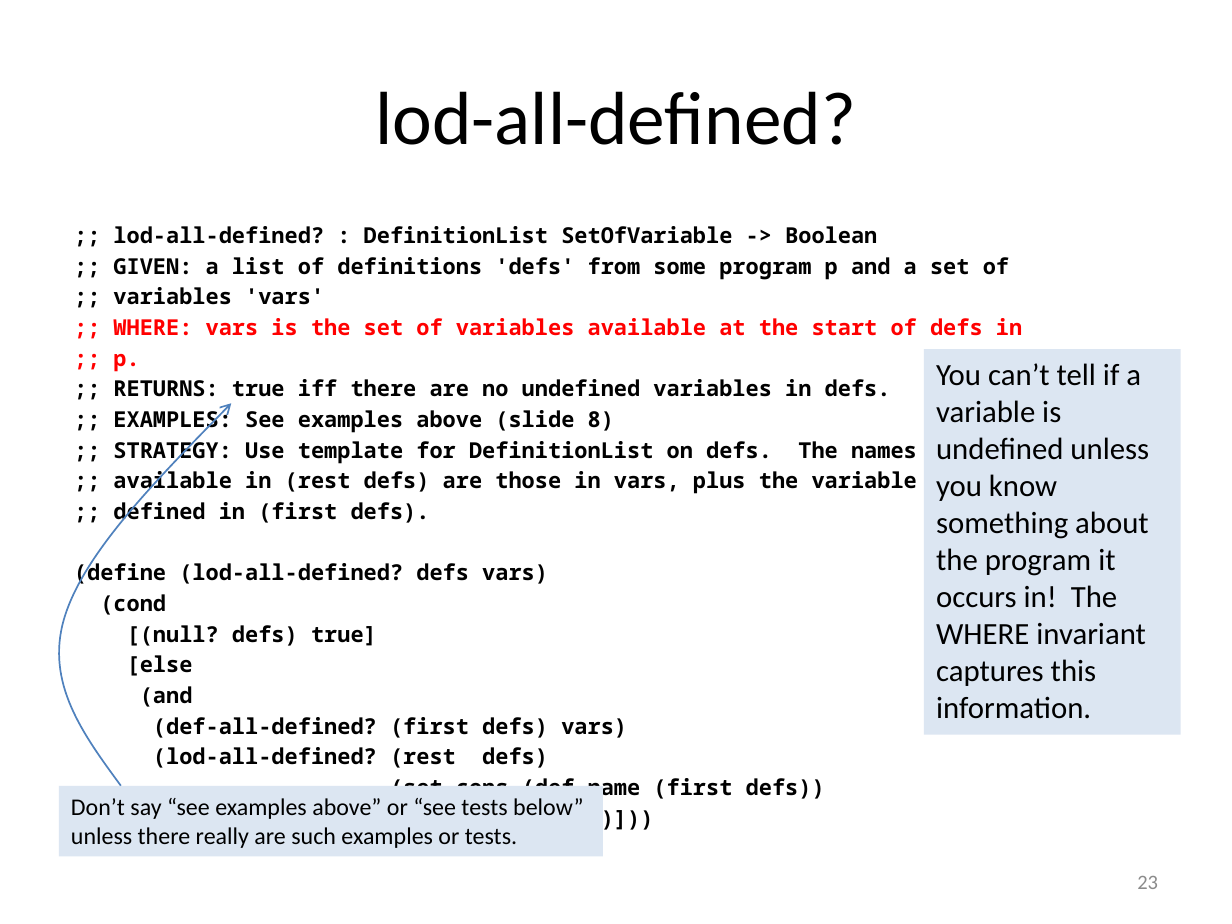
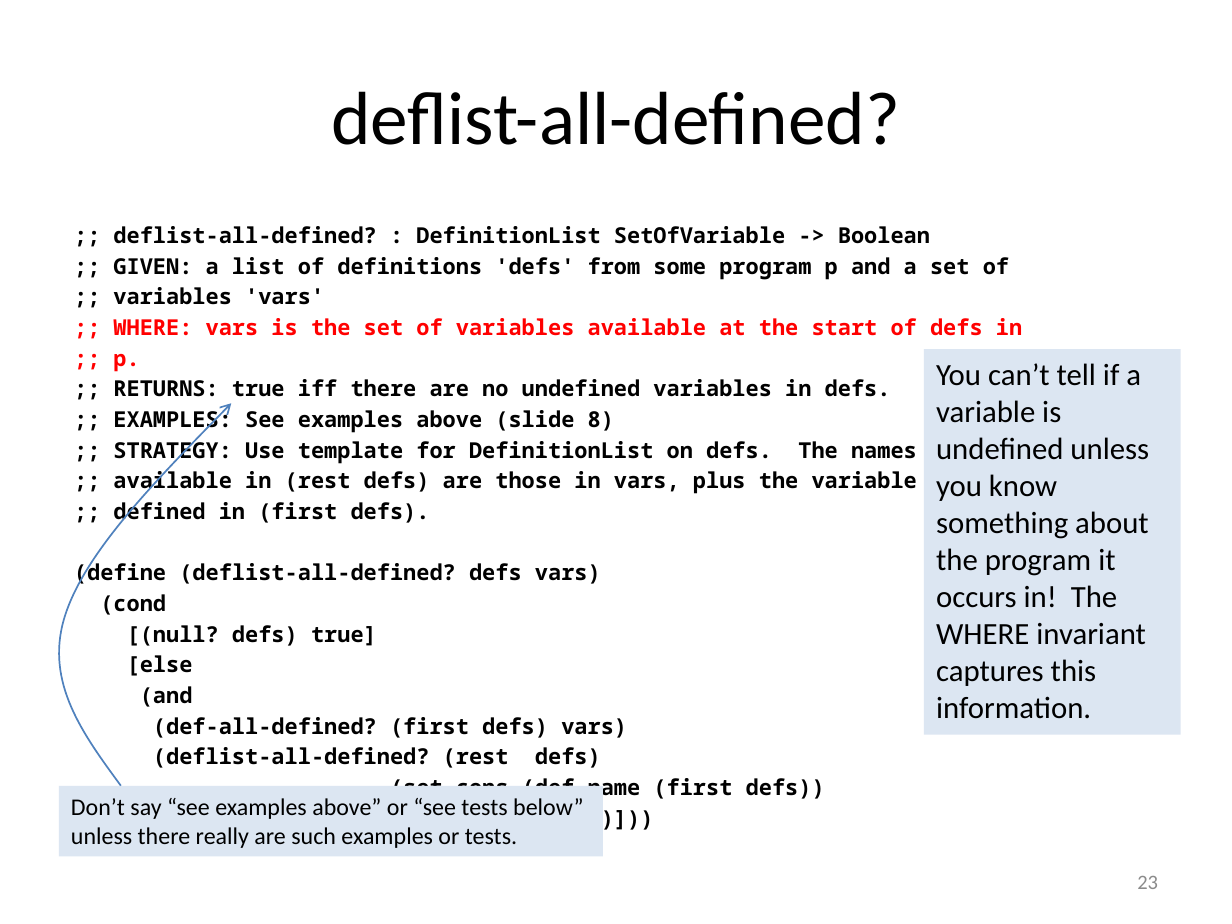
Before and after one commit to mwand/cs5010f17, a slide deck: slide 23 of Slides/Lesson 7.4 Case Study-- Undefined Variables.pptx. Drawn at 1232x924 pixels with LibreOffice and Linux fonts; fonts in the diff are those of the drawing. Boxes give left, top, right and bottom in pixels: in the first picture for what was removed or moved away, otherwise in the second. Text is boxed around its words. In the diff, an @@ line names an element or a change of style, - is before the commit and + after.

```diff
--- a/Slides/Lesson 7.4 Case Study-- Undefined Variables.pptx
+++ b/Slides/Lesson 7.4 Case Study-- Undefined Variables.pptx
@@ title at <box>331,91,900,145</box>: text changed @@
-lod-all-defined?
+deflist-all-defined?
@@ text at <box>113,226,930,244</box>: text changed @@
-;; lod-all-defined? : DefinitionList SetOfVariable -> Boolean
+;; deflist-all-defined? : DefinitionList SetOfVariable -> Boolean
@@ text at <box>74,560,601,586</box>: text changed @@
-(define (lod-all-defined? defs vars)
+(define (deflist-all-defined? defs vars)
@@ text at <box>153,747,601,768</box>: text changed @@
-(lod-all-defined? (rest defs)
+(deflist-all-defined? (rest defs)
```
Also in this commit, not shown: 10 other slides changed, 1 other file.
